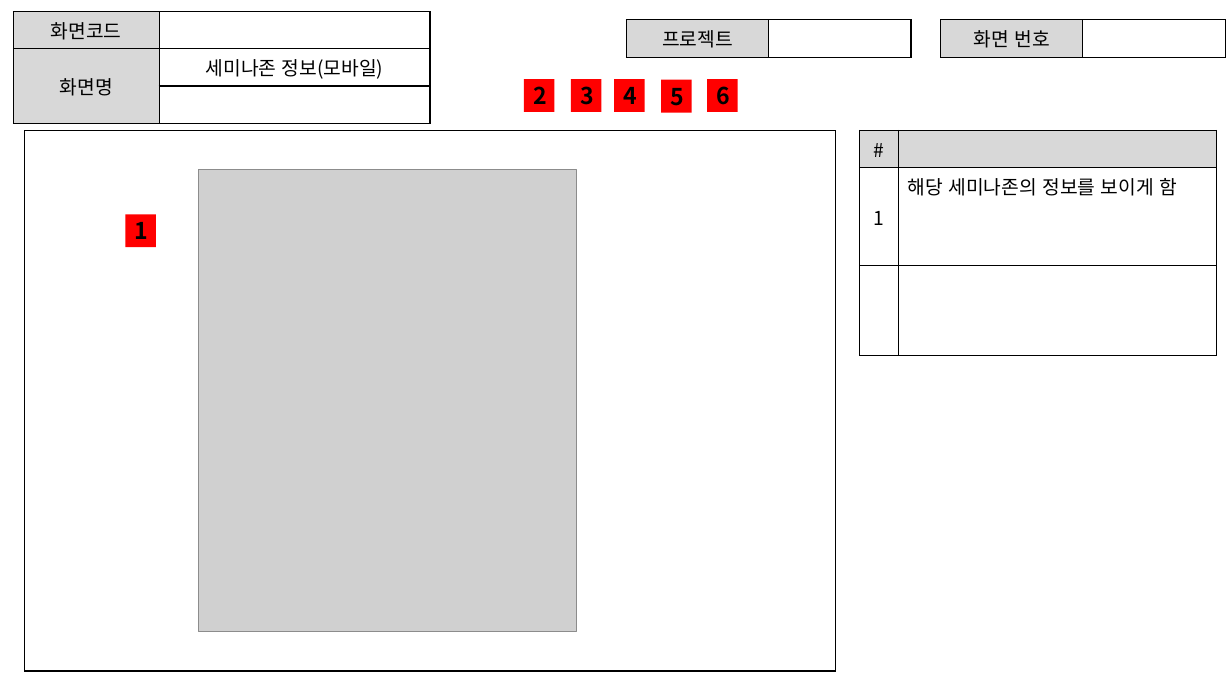
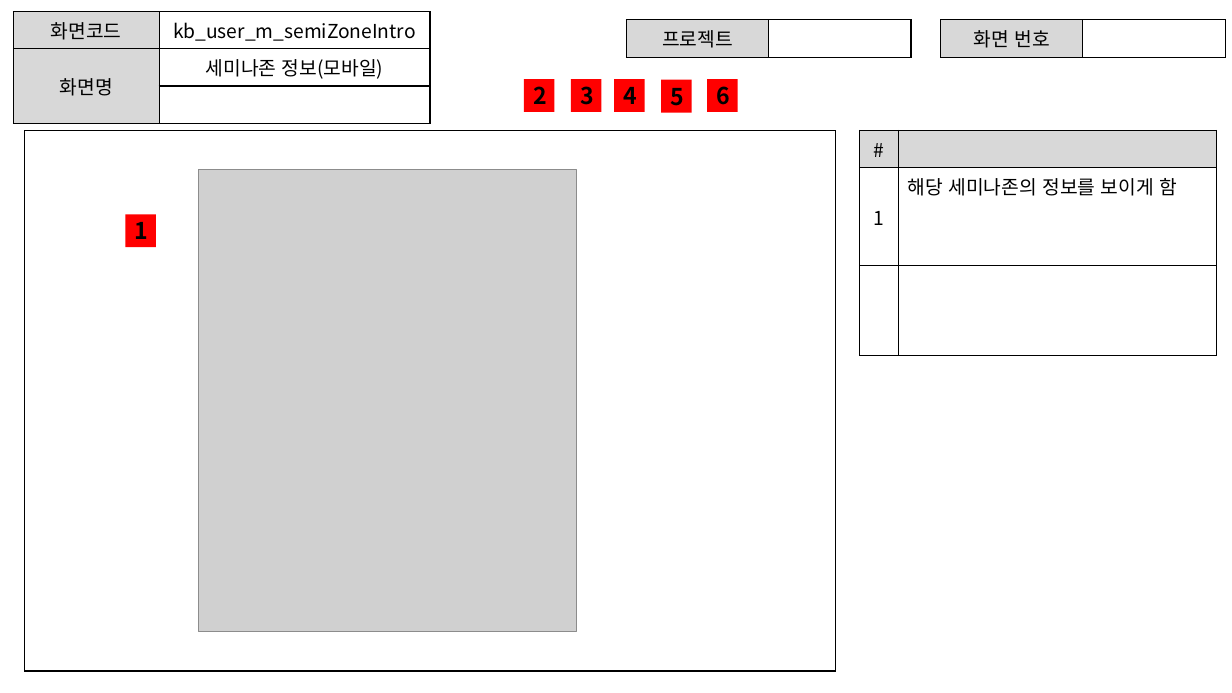
Before and after one commit to ezenteam2/e-Zone, a slide deck: slide 9 of 0 발표용 파워포인트/project05 - 파워포인트 종합 - 기범.pptx. Drawn at 1232x693 pixels with LibreOffice and Linux fonts; fonts in the diff are those of the drawing; grey boxes stand for pictures. Boxes give left, top, right and bottom in pixels: in the first picture for what was removed or moved away, otherwise in the second. Text is boxed around its words. In the diff, an @@ line names an element or a change of style, - is before the commit and + after.

```diff
--- a/0 발표용 파워포인트/project05 - 파워포인트 종합 - 기범.pptx
+++ b/0 발표용 파워포인트/project05 - 파워포인트 종합 - 기범.pptx
@@ table at (13, 12, 430, 109) @@
-row 1, column 2: 
+row 1, column 2: kb_user_m_semiZoneIntro
```
Also in this commit, not shown: 15 other slides changed, 4 other files.
